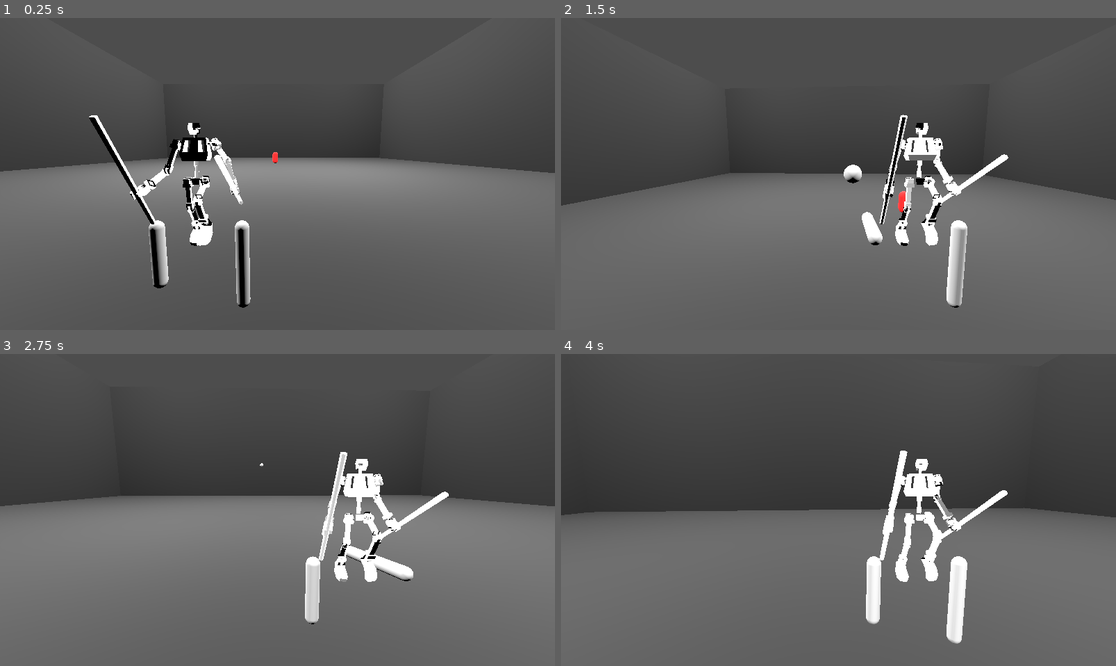
Above: before the commit, frames 1-4 (two rows, left to right).
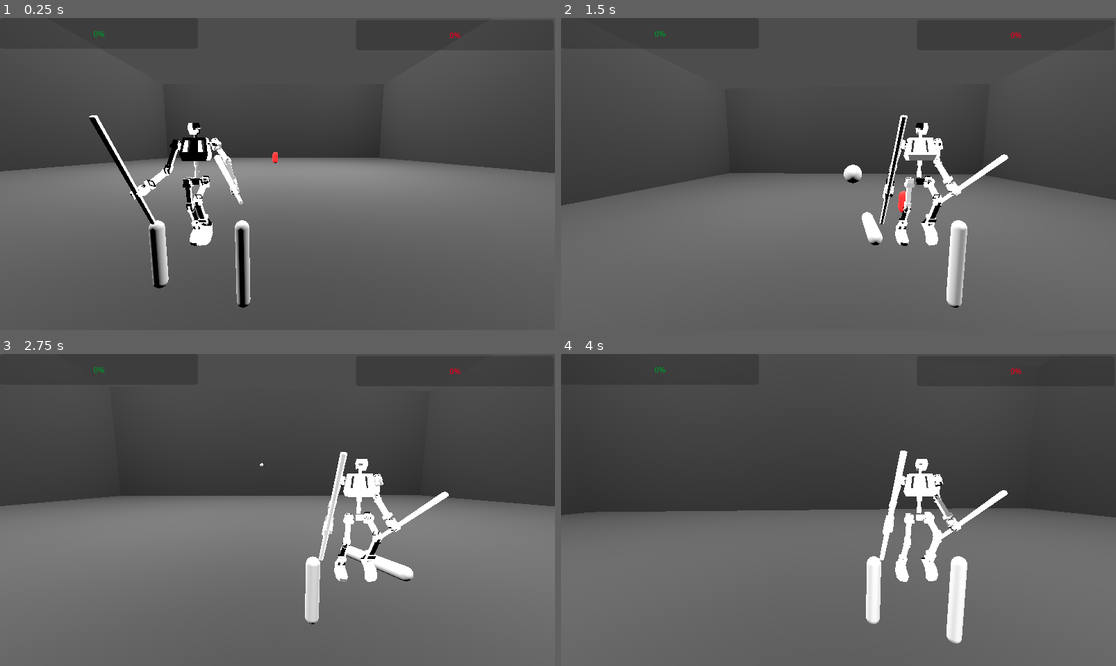
Above: after the commit, the same moments.

Repository: SKeppinger/brickbot-beatdown
Game: Godot game, scene res://demo/demo_arena.tscn
The game is run twice, just before and just after one commit, with the same random seed, the same clock (stepped at 60 frames per second) and the same inputs.
Inputs (mouse positions are in pixels of both pictures, inside the frame that each line leads up to):
- Up to frame 1 (0.25 s): no input
- Up to frame 2 (1.5 s): tap Enter at 0.5 s; move the mouse to (866, 174) at 0.52 s; hold W (move_forward) from 0.53 s (still down); tap X (change_shoulder) at 0.6 s; tap Space (jump) at 0.77 s; move the mouse to (810, 174) at 1.27 s; click (810, 174) at 1.35 s
- Up to frame 3 (2.75 s): keep holding W (move_forward); tap Space (jump) at 1.52 s; move the mouse to (288, 503) at 2.02 s; hold Right mouse button (right_ability) from 2.03 s (still down)
- Up to frame 4 (4 s): keep holding W (move_forward); move the mouse to (832, 516) at 2.77 s; release Right mouse button (right_ability) at 2.78 s; tap Shift (special_ability) at 2.85 s; tap Space (jump) at 3.02, 3.77 s; move the mouse to (877, 513) at 3.52 s; hold Ctrl (sprint) from 3.53 s (still down)

The runs differ from the first frame. In frame 1, less than 0.1% of the frame differs, in the area x 16-83%, y 4-7%; in frame 2, less than 0.1%; in frame 3, less than 0.1%; in frame 4, less than 0.1%.
Error after the commit: Parse Error: Used tab character for indentation instead of space as used before in the file. (res://demo/player_health.gd:5)

Commit message:
added interface. added player and enemy health bars

Diff:
--- /dev/null
+++ b/demo/Interface/interface.tscn
@@ -0,0 +1,9 @@
+[gd_scene format=3 uid="uid://c3q74ciu2y4rc"]
+
+[node name="interface" type="Control" unique_id=64711133]
+layout_mode = 3
+anchors_preset = 15
+anchor_right = 1.0
+anchor_bottom = 1.0
+grow_horizontal = 2
+grow_vertical = 2
--- a/demo/demo_arena.tscn
+++ b/demo/demo_arena.tscn
@@ -1,7 +1,13 @@
-[gd_scene load_steps=18 format=3 uid="uid://bx0kkcbv5xepn"]
+[gd_scene format=3 uid="uid://bx0kkcbv5xepn"]
 
 [ext_resource type="PackedScene" uid="uid://d1d35a4aiirdi" path="res://demo/player.tscn" id="1_b6hqq"]
+[ext_resource type="PackedScene" uid="uid://c3q74ciu2y4rc" path="res://demo/Interface/interface.tscn" id="1_igoa8"]
 [ext_resource type="PackedScene" uid="uid://bwi5vwavkqhot" path="res://demo/enemy.tscn" id="2_igoa8"]
+[ext_resource type="Script" uid="uid://cfwda0euuja1g" path="res://demo/player_health.gd" id="2_mj8rb"]
+
+[sub_resource type="Theme" id="Theme_apafh"]
+
+[sub_resource type="Theme" id="Theme_57bbd"]
 
 [sub_resource type="WorldBoundaryShape3D" id="WorldBoundaryShape3D_d6po2"]
 
@@ -57,85 +63,109 @@
 size = Vector2(60, 20)
 orientation = 0
 
-[node name="DemoArena" type="Node3D"]
+[node name="DemoArena" type="Node3D" unique_id=1621715514]
 
-[node name="Light1" type="OmniLight3D" parent="."]
+[node name="interface" parent="." unique_id=64711133 instance=ExtResource("1_igoa8")]
+
+[node name="Player Health" type="ProgressBar" parent="interface" unique_id=586760305]
+layout_mode = 0
+offset_right = 411.0
+offset_bottom = 64.0
+theme = SubResource("Theme_apafh")
+theme_override_colors/font_color = Color(4.0670484e-06, 0.5695745, 0.1542531, 1)
+rounded = true
+allow_greater = true
+script = ExtResource("2_mj8rb")
+
+[node name="Enemy Health" type="ProgressBar" parent="interface" unique_id=844071276]
+layout_mode = 0
+offset_left = 739.0
+offset_top = 4.0
+offset_right = 1149.0
+offset_bottom = 67.0
+theme = SubResource("Theme_57bbd")
+theme_override_colors/font_color = Color(0.92525136, 0, 0.121327944, 1)
+rounded = true
+allow_greater = true
+fill_mode = 1
+
+[node name="Light1" type="OmniLight3D" parent="." unique_id=105655334]
 transform = Transform3D(1, 0, 0, 0, -4.371139e-08, 1, 0, -1, -4.371139e-08, -19, 25, -19)
 light_energy = 8.0
 light_indirect_energy = 16.0
 omni_range = 60.0
 omni_attenuation = 0.2
 
-[node name="Light2" type="OmniLight3D" parent="."]
+[node name="Light2" type="OmniLight3D" parent="." unique_id=1928826207]
 transform = Transform3D(1, 0, 0, 0, -4.371139e-08, 1, 0, -1, -4.371139e-08, 19, 25, 19)
 light_energy = 8.0
 light_indirect_energy = 16.0
 omni_range = 60.0
 omni_attenuation = 0.2
 
-[node name="Light3" type="OmniLight3D" parent="."]
+[node name="Light3" type="OmniLight3D" parent="." unique_id=802817677]
 transform = Transform3D(1, 0, 0, 0, -4.371139e-08, 1, 0, -1, -4.371139e-08, -19, 25, 19)
 light_energy = 8.0
 light_indirect_energy = 16.0
 omni_range = 60.0
 omni_attenuation = 0.2
 
-[node name="Light4" type="OmniLight3D" parent="."]
+[node name="Light4" type="OmniLight3D" parent="." unique_id=555023439]
 transform = Transform3D(1, 0, 0, 0, -4.371139e-08, 1, 0, -1, -4.371139e-08, 19, 25, -19)
 light_energy = 8.0
 light_indirect_energy = 16.0
 omni_range = 60.0
 omni_attenuation = 0.2
 
-[node name="Player" parent="." instance=ExtResource("1_b6hqq")]
+[node name="Player" parent="." unique_id=781637815 instance=ExtResource("1_b6hqq")]
 transform = Transform3D(1, 0, 0, 0, 1, 0, 0, 0, 1, 0, 1.2, 25)
 
-[node name="Floor" type="StaticBody3D" parent="."]
+[node name="Floor" type="StaticBody3D" parent="." unique_id=611984033]
 collision_layer = 4
 collision_mask = 3
 
-[node name="CollisionShape3D" type="CollisionShape3D" parent="Floor"]
+[node name="CollisionShape3D" type="CollisionShape3D" parent="Floor" unique_id=427529319]
 shape = SubResource("WorldBoundaryShape3D_d6po2")
 
-[node name="MeshInstance3D" type="MeshInstance3D" parent="Floor"]
+[node name="MeshInstance3D" type="MeshInstance3D" parent="Floor" unique_id=1145800407]
 transform = Transform3D(30, 0, 0, 0, 30, 0, 0, 0, 30, 0, 0, 0)
 mesh = SubResource("PlaneMesh_ytiva")
 
-[node name="Walls" type="StaticBody3D" parent="."]
+[node name="Walls" type="StaticBody3D" parent="." unique_id=1270895905]
 collision_layer = 4
 collision_mask = 3
 
-[node name="CollisionShape3D" type="CollisionShape3D" parent="Walls"]
+[node name="CollisionShape3D" type="CollisionShape3D" parent="Walls" unique_id=1867327371]
 transform = Transform3D(1, 0, 0, 0, 1, 0, 0, 0, 1, -30, 0, 0)
 shape = SubResource("WorldBoundaryShape3D_u10mr")
 
-[node name="CollisionShape3D2" type="CollisionShape3D" parent="Walls"]
+[node name="CollisionShape3D2" type="CollisionShape3D" parent="Walls" unique_id=463717441]
 transform = Transform3D(1, 0, 0, 0, 1, 0, 0, 0, 1, 30, 0, 0)
 shape = SubResource("WorldBoundaryShape3D_dar0o")
 
-[node name="CollisionShape3D3" type="CollisionShape3D" parent="Walls"]
+[node name="CollisionShape3D3" type="CollisionShape3D" parent="Walls" unique_id=398265782]
 transform = Transform3D(1, 0, 0, 0, 1, 0, 0, 0, 1, 0, 0, 30)
 shape = SubResource("WorldBoundaryShape3D_ytiva")
 
-[node name="CollisionShape3D4" type="CollisionShape3D" parent="Walls"]
+[node name="CollisionShape3D4" type="CollisionShape3D" parent="Walls" unique_id=401842839]
 transform = Transform3D(1, 0, 0, 0, 1, 0, 0, 0, 1, 0, 0, -30)
 shape = SubResource("WorldBoundaryShape3D_j5lb4")
 
-[node name="MeshInstance3D" type="MeshInstance3D" parent="Walls"]
+[node name="MeshInstance3D" type="MeshInstance3D" parent="Walls" unique_id=2128126596]
 transform = Transform3D(1, 0, 0, 0, 1, 0, 0, 0, 1, -30, 10, 0)
 mesh = SubResource("PlaneMesh_dar0o")
 
-[node name="MeshInstance3D2" type="MeshInstance3D" parent="Walls"]
+[node name="MeshInstance3D2" type="MeshInstance3D" parent="Walls" unique_id=1612925193]
 transform = Transform3D(1, 0, 0, 0, 1, 0, 0, 0, 1, 0, 10, -30)
 mesh = SubResource("PlaneMesh_j5lb4")
 
-[node name="MeshInstance3D3" type="MeshInstance3D" parent="Walls"]
+[node name="MeshInstance3D3" type="MeshInstance3D" parent="Walls" unique_id=16849873]
 transform = Transform3D(1, 0, 0, 0, 1, 0, 0, 0, 1, 0, 10, 30)
 mesh = SubResource("PlaneMesh_u10mr")
 
-[node name="MeshInstance3D4" type="MeshInstance3D" parent="Walls"]
+[node name="MeshInstance3D4" type="MeshInstance3D" parent="Walls" unique_id=90667304]
 transform = Transform3D(1, 0, 0, 0, 1, 0, 0, 0, 1, 30, 10, 0)
 mesh = SubResource("PlaneMesh_s1s6j")
 
-[node name="Enemy" parent="." instance=ExtResource("2_igoa8")]
+[node name="Enemy" parent="." unique_id=783461347 instance=ExtResource("2_igoa8")]
 transform = Transform3D(1, 0, 0, 0, 1, 0, 0, 0, 1, 0, 1.2, -10)
--- /dev/null
+++ b/demo/player_health.gd
@@ -0,0 +1,10 @@
+extends ProgressBar
+
+func _ready():
+  var player_node = get_tree().get_first_node_in_group("player") # get player object on scene tree, actual name may differ
+  if player_node:
+	player_node.connect("player_health", Callable(self, "_on_player_health_changed")) # assumes player has a signal named player_health representing the current health
+	value = player_node.health # initialize progress bar value to player health
+
+func _on_player_health_changed(new_health_value: int):
+  value = new_health_value
--- /dev/null
+++ b/texture_progress_bar.tscn
@@ -0,0 +1,7 @@
+[gd_scene format=3 uid="uid://ceducew546plh"]
+
+[node name="TextureProgressBar" type="TextureProgressBar" unique_id=302837149]
+offset_right = 40.0
+offset_bottom = 40.0
+rounded = true
+allow_greater = true
Not shown, added: GUI/Loadbearingcoconut.txt
Not shown, added: demo/coconut.jpg.import
Not shown, added: demo/player_health.gd.uid
